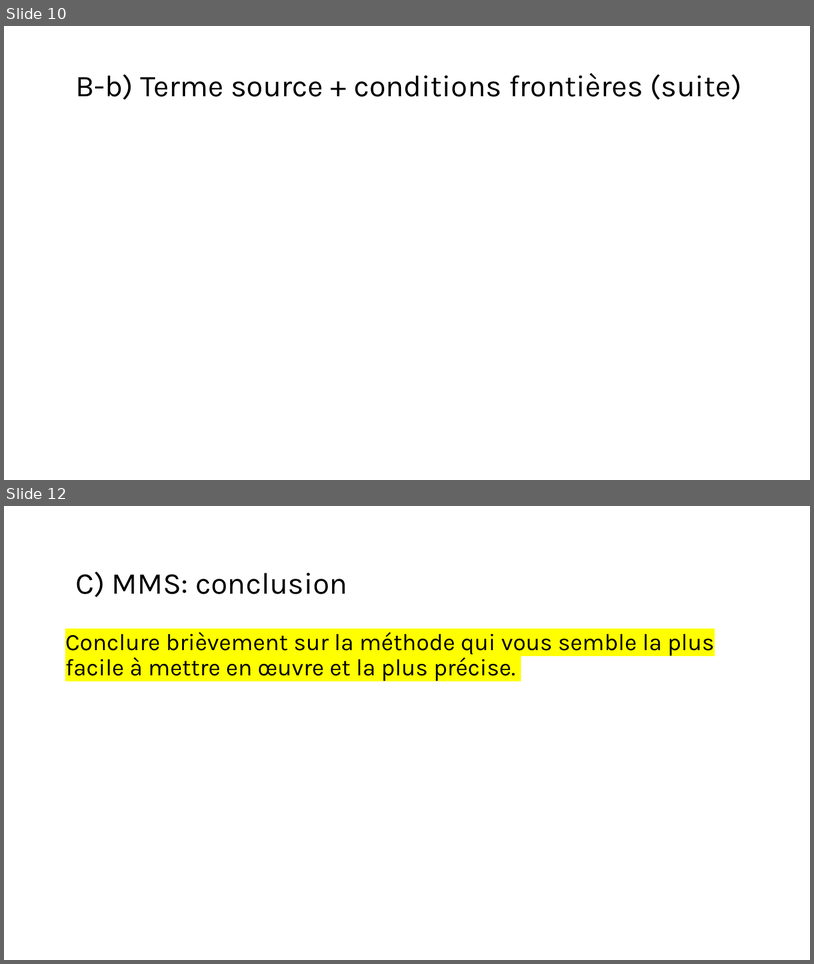
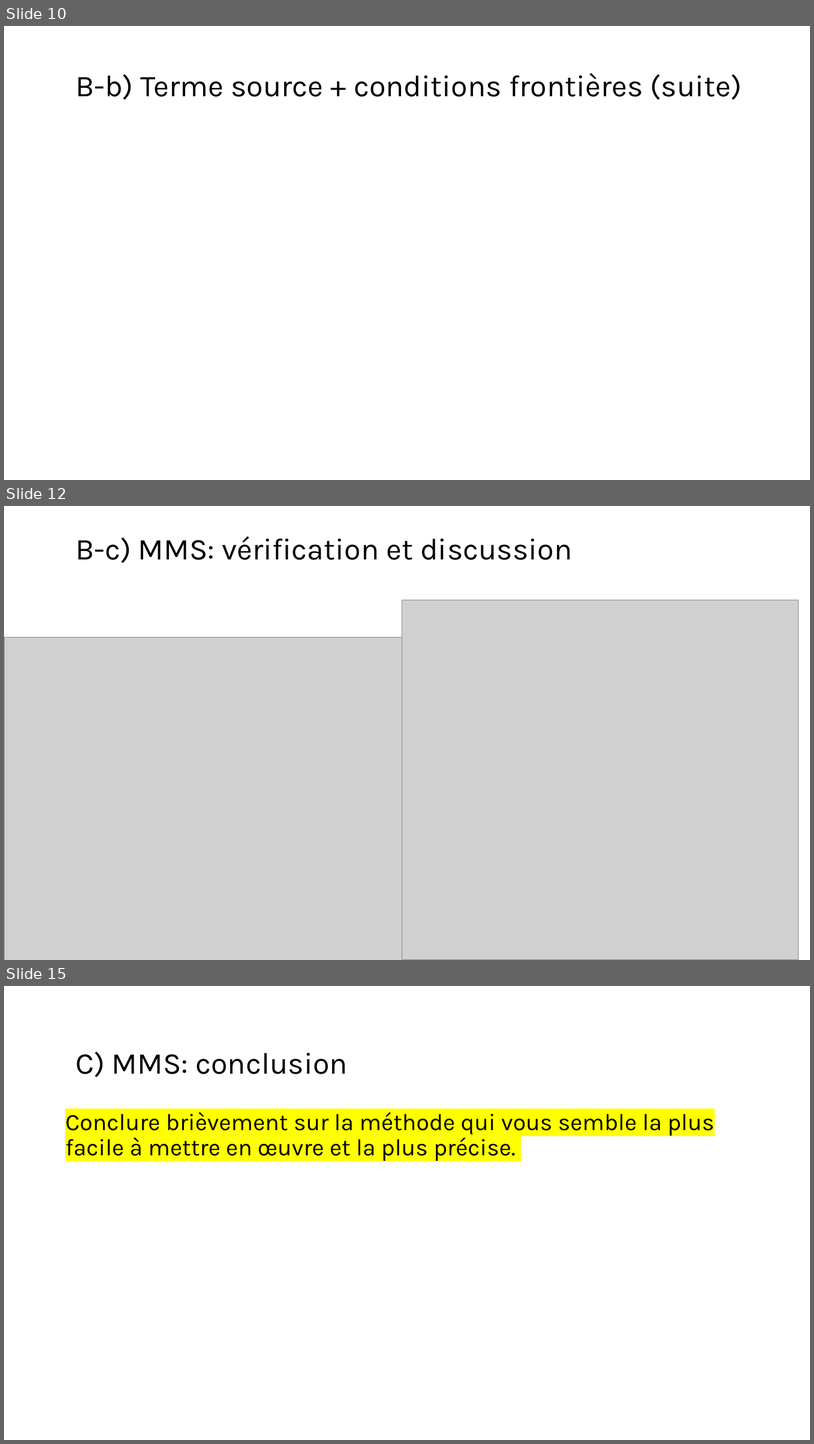
Before and after one commit to mehdibendaya/MEC8211DEV2, a slide deck: Devoir_2.pptx. Shown one above the other, each under a label of ours: slides 10 and 12 before the commit, slides 10, 12 and 15 after it; the slides between them are not shown. The pictures are 814x964 and 814x1444 pixels, drawn with LibreOffice and Linux fonts; fonts in the diff are those of the drawing; grey boxes stand for pictures. Boxes give left, top, right and bottom in pixels: in the first picture for what was removed or moved away, otherwise in the second. Text is boxed around its words. In the diff, an @@ line names an element or a change of style, - is before the commit and + after.

```diff
--- a/Devoir_2.pptx
+++ b/Devoir_2.pptx
@@ slide 12 added at bbox=[4, 506, 810, 960], background #FFFFFF @@
@@ text added at bbox=[75, 536, 573, 563], 36 pt, text #000000 @@
+B-c) MMS: vérification et discussion
@@ picture added at bbox=[402, 600, 799, 960] @@
@@ picture added at bbox=[4, 637, 402, 960] @@
@@ what was slide 12 is now slide 15 @@
```
Also in this commit, not shown: 1 slide changed, 2 other slides added, 21 other files.
